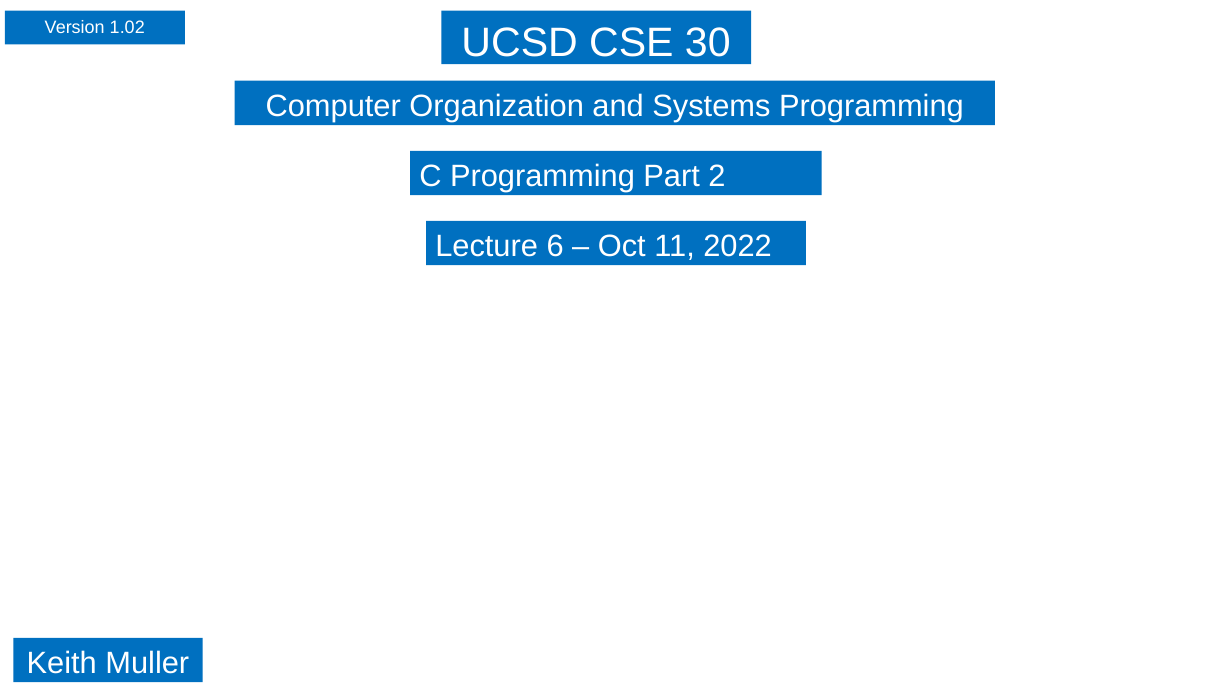
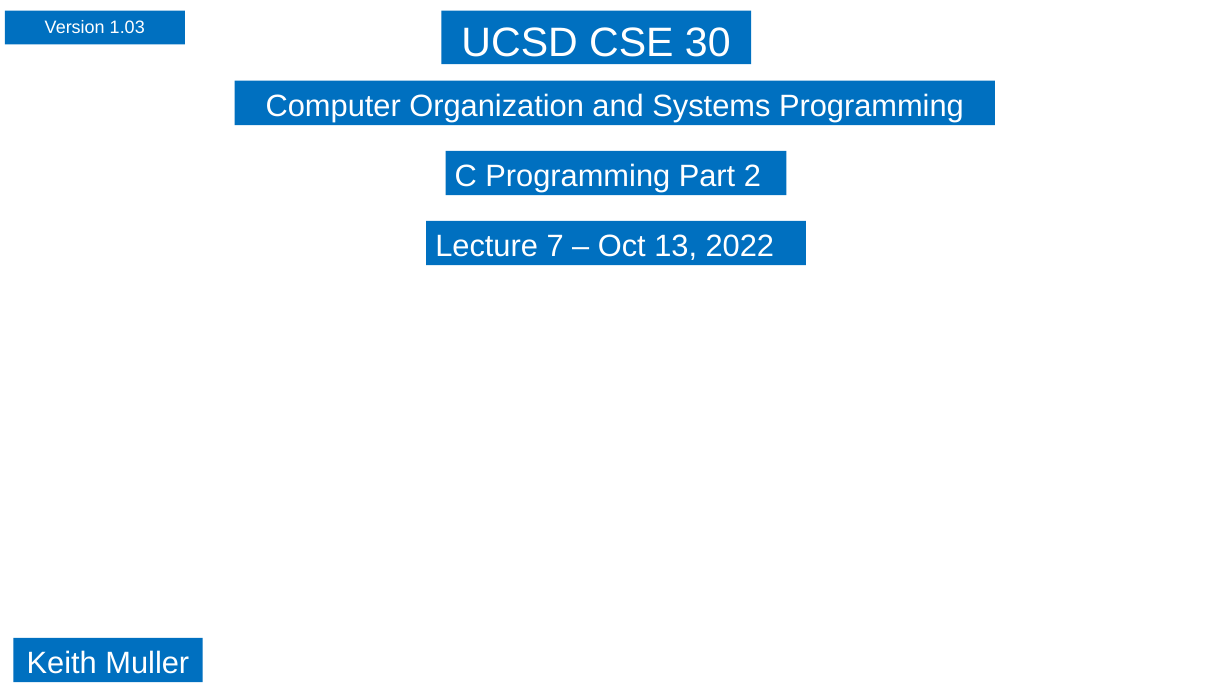
Before and after one commit to cse30-fa22/Muller_CSE30_Lecture_Slides, a slide deck: slide 26 of 03_C_Part2.pptx. Drawn at 1232x693 pixels with LibreOffice and Linux fonts; fonts in the diff are those of the drawing; background and template pictures are left out. Boxes give left, top, right and bottom in pixels: in the first picture for what was removed or moved away, otherwise in the second. Text is boxed around its words. In the diff, an @@ line names an element or a change of style, - is before the commit and + after.

```diff
--- a/03_C_Part2.pptx
+++ b/03_C_Part2.pptx
@@ text in rectangle at box(45, 20, 145, 33): text changed @@
-Version 1.02
+Version 1.03
@@ rectangle "C Programming Part 2": place and size @@
-rectangle "C Programming Part 2" at box(410, 151, 822, 195)
+rectangle "C Programming Part 2" at box(445, 151, 787, 195)
@@ text in rectangle at box(435, 234, 774, 260): text changed @@
-Lecture 6 – Oct 11, 2022
+Lecture 7 – Oct 13, 2022
```
Also in this commit, not shown: 11 other slides changed, 4 slides added, 3 slides removed, 1 other file.
